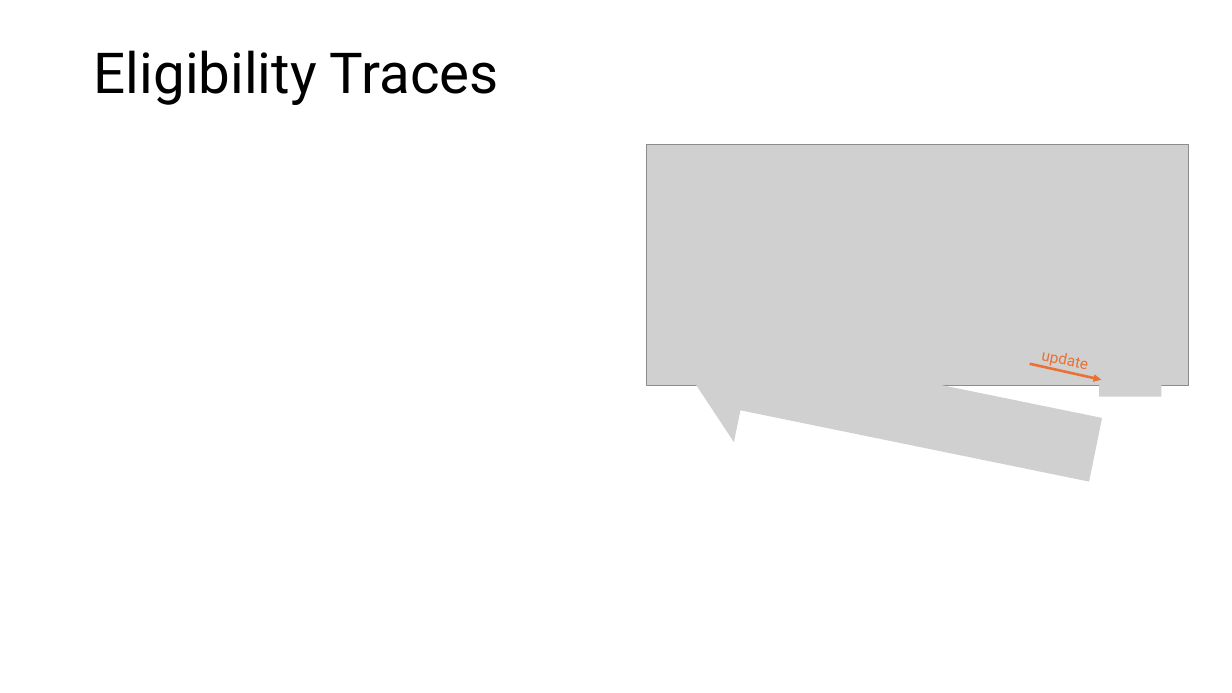
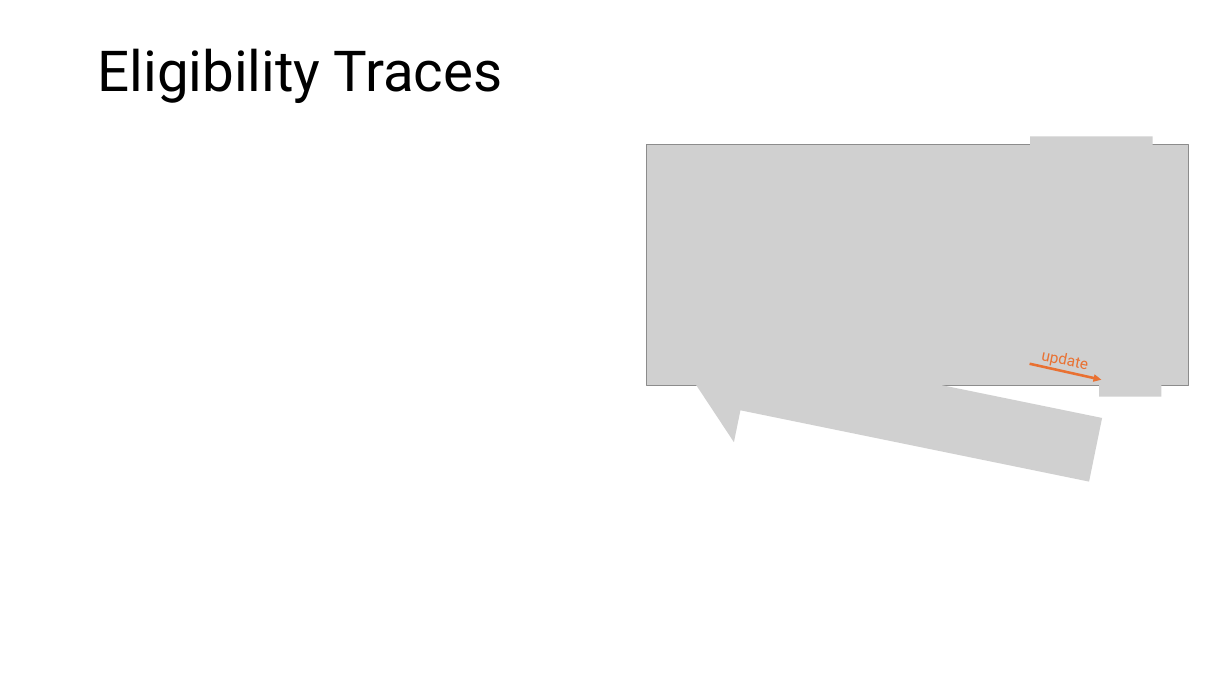
Before and after one commit to mhahsler/Introduction_to_Reinforcement_Learning, a slide deck: slide 13 of slides/Lecture_Chapter12.pptx. Drawn at 1232x693 pixels with LibreOffice and Linux fonts; fonts in the diff are those of the drawing; grey boxes stand for pictures. Boxes give left, top, right and bottom in pixels: in the first picture for what was removed or moved away, otherwise in the second. Text is boxed around its words. In the diff, an @@ line names an element or a change of style, - is before the commit and + after.

```diff
--- a/slides/Lecture_Chapter12.pptx
+++ b/slides/Lecture_Chapter12.pptx
@@ title "Eligibility Traces": place and size @@
-title "Eligibility Traces" at box(94, 50, 499, 105)
+title "Eligibility Traces" at box(98, 48, 503, 103)
@@ picture added at box(1031, 137, 1153, 168) @@
```
Also in this commit, not shown: 3 other slides changed, 1 other file.
